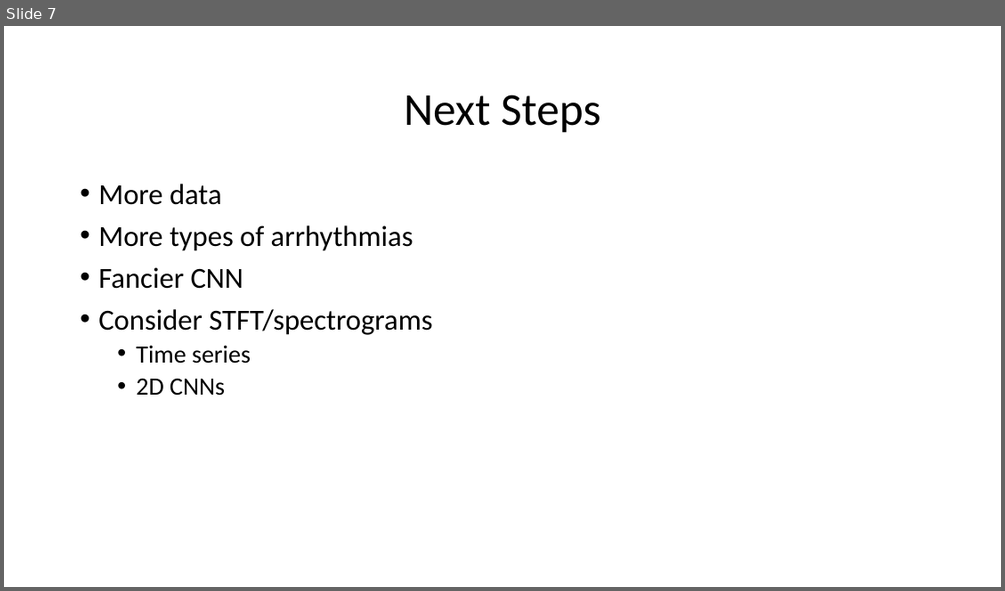
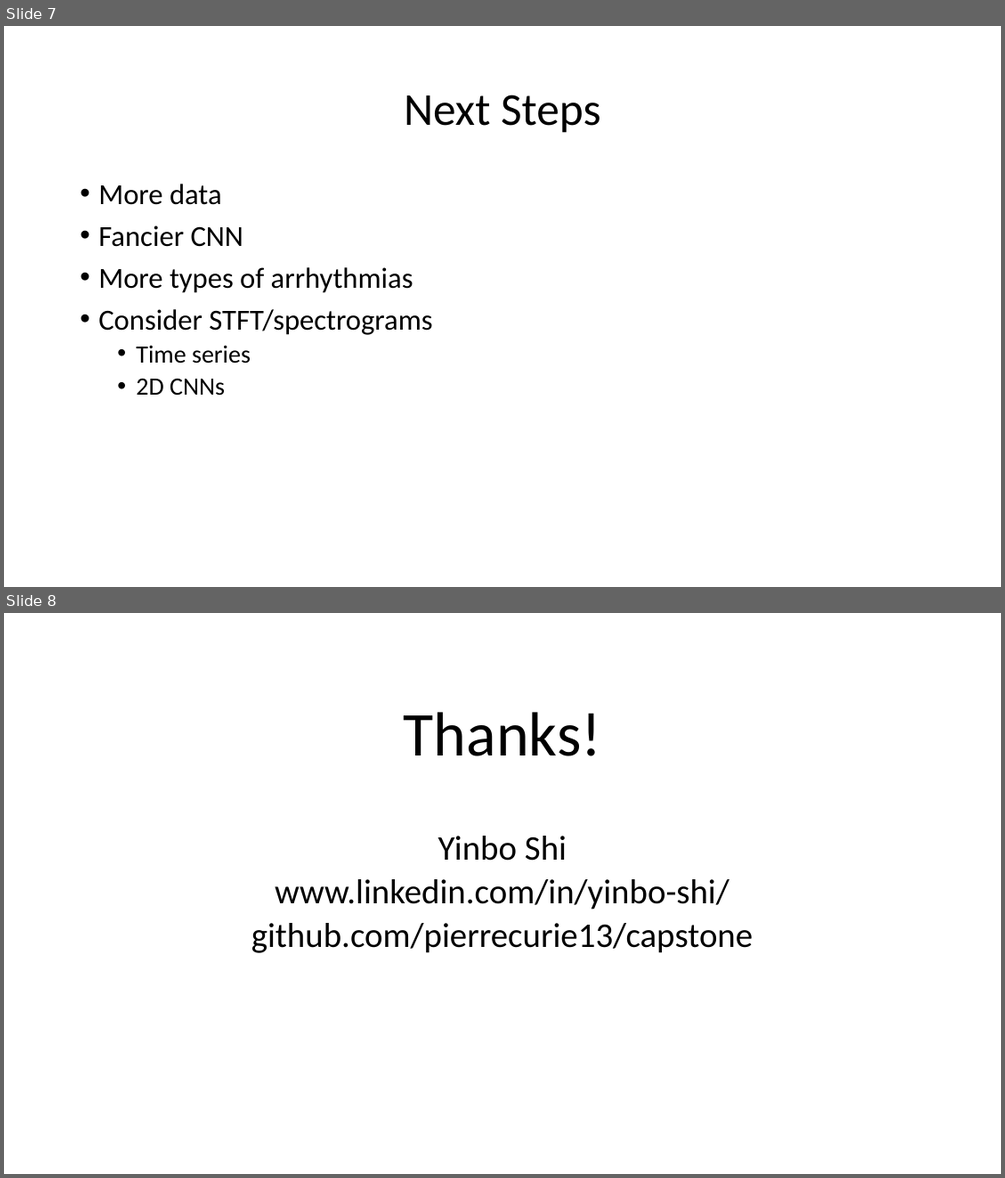
Before and after one commit to pierrecurie13/capstone, a slide deck: ECG.pptx. Shown one above the other, each under a label of ours: slide 7 before the commit, slides 7 and 8 after it. The pictures are 1005x591 and 1005x1178 pixels, drawn with LibreOffice and Linux fonts; fonts in the diff are those of the drawing; background and template pictures are left out. Boxes give left, top, right and bottom in pixels: in the first picture for what was removed or moved away, otherwise in the second. Text is boxed around its words. In the diff, an @@ line names an element or a change of style, - is before the commit and + after.

```diff
--- a/ECG.pptx
+++ b/ECG.pptx
@@ slide 8 added at (x1=4, y1=613, x2=1001, y2=1174), background picture (left out) @@
@@ title added at (x1=404, y1=712, x2=601, y2=756), 60 pt, text #000000 @@
+Thanks!
@@ subtitle added at (x1=251, y1=835, x2=752, y2=953), 33.3 pt, text #000000 @@
+Yinbo Shi
+www.linkedin.com/in/yinbo-shi/
+github.com/pierrecurie13/capstone
@@ slide 7 changed as well @@
@@ text at (x1=98, y1=225, x2=244, y2=247): paragraph added @@
+• Fancier CNN
@@ text at (x1=98, y1=267, x2=244, y2=289): paragraph removed @@
-• Fancier CNN
```
Also in this commit, not shown: 6 other slides changed, 1 other file.
